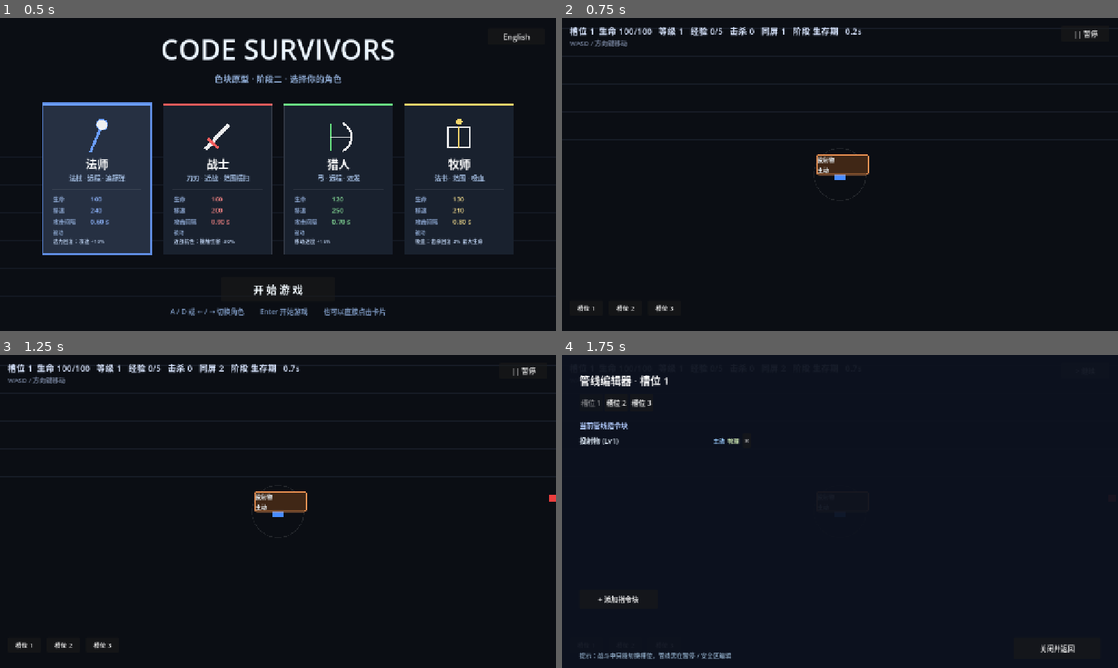
Above: before the commit, frames 1-4 (two rows, left to right).
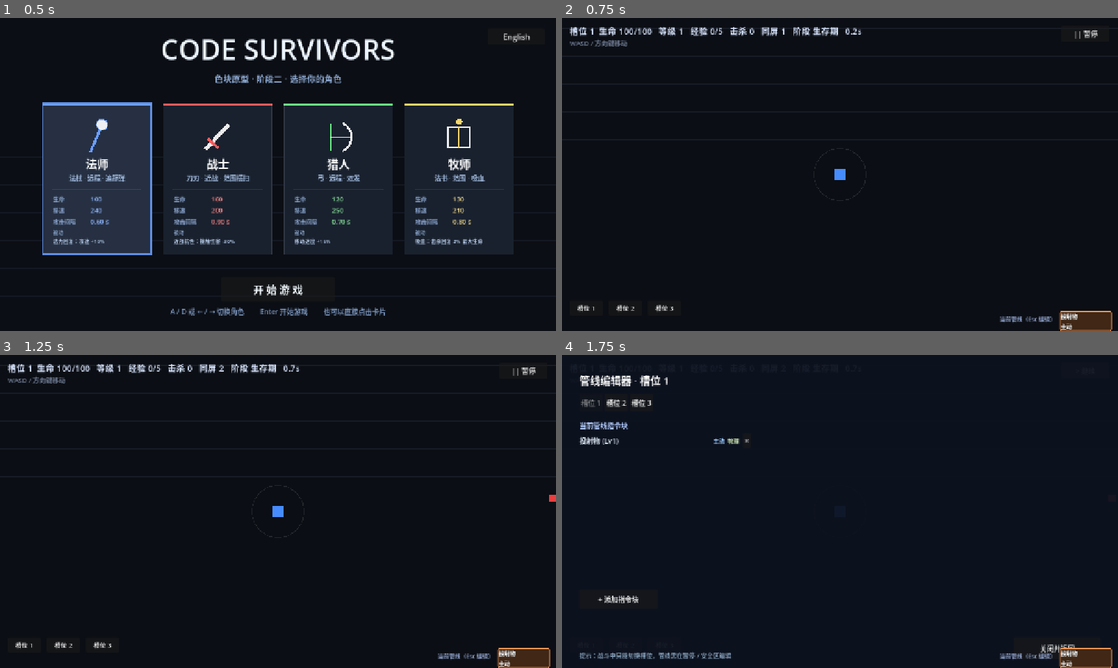
Above: after the commit, the same moments.

Repository: El-even1/code-survivors
Game: Godot game, scene res://scenes/start.tscn
Same seed, same stepped clock (60 frames per second), same inputs: the game is played once before the commit and once after it.
Inputs:
- Up to frame 1 (0.5 s): no input
- Up to frame 2 (0.75 s): click "开 始 游 戏" at 0.5 s
- Up to frame 3 (1.25 s): no input
- Up to frame 4 (1.75 s): click "|| 暂停" at 1.25 s

Frame 1 is identical in both runs. In frame 2, 1.4% of the frame differs, in the area x 45-99%, y 43-100%; in frame 3, 1.4%; in frame 4, 0.7%.

Commit message:
fix: 管线 HUD 改为屏幕空间并加「当前管线」说明，修复卡片跟着摄像机漂到玩家旁边

Diff:
--- a/scripts/data/i18n.gd
+++ b/scripts/data/i18n.gd
@@ -26,6 +26,7 @@
 		"hud_kills": "击杀",
 		"hud_onscreen": "同屏",
 		"hud_phase": "阶段",
+		"hud_pipeline": "当前管线（Esc 编辑）",
 		"hud_pause": "|| 暂停",
 		"hud_resume": "> 继续",
 		"hud_paused": "[暂停]",
@@ -63,6 +64,7 @@
 		"hud_kills": "Kills",
 		"hud_onscreen": "OnScreen",
 		"hud_phase": "Phase",
+		"hud_pipeline": "Pipeline (Esc to edit)",
 		"hud_pause": "|| Pause",
 		"hud_resume": "> Resume",
 		"hud_paused": "[Paused]",
--- a/scripts/ui/pipeline_hud.gd
+++ b/scripts/ui/pipeline_hud.gd
@@ -20,6 +20,7 @@
 
 var _node_labels: Array = []      # per-node label
 var _arrow_labels: Array = []     # per-node arrow label
+var _title_label: Label           # 说明这排卡片是什么：当前生效的管线
 
 func init(sim_ref: ProtoSim) -> void:
 	sim = sim_ref
@@ -27,6 +28,12 @@
 
 func _ready() -> void:
 	mouse_filter = Control.MOUSE_FILTER_IGNORE
+	# 右下角卡片旁的说明文字，避免玩家不知道这是什么
+	_title_label = Label.new()
+	_title_label.add_theme_font_size_override("font_size", 13)
+	_title_label.add_theme_color_override("font_color", Color(0.55, 0.62, 0.78))
+	_title_label.visible = false
+	add_child(_title_label)
 
 
 func _process(_delta: float) -> void:
@@ -75,6 +82,14 @@
 	var x0 := size.x - total_w - PAD
 	var y0 := size.y - NODE_H - PAD
 
+	# 左侧说明：这排卡片 = 当前生效的管线（Esc 可编辑）
+	_title_label.text = I18n.ui("hud_pipeline")
+	_title_label.visible = n > 0
+	if n > 0:
+		var font := ThemeDB.fallback_font
+		var tw: float = font.get_string_size(_title_label.text, HORIZONTAL_ALIGNMENT_LEFT, -1, 13).x
+		_title_label.position = Vector2(x0 - tw - 10.0, y0 + (NODE_H - 16.0) * 0.5)
+
 	for i in range(n):
 		var block = blocks[i]
 		var lbl: Label = _node_labels[i]
@@ -118,6 +133,8 @@
 
 
 func _clear_all() -> void:
+	if _title_label != null:
+		_title_label.visible = false
 	for lbl in _node_labels:
 		lbl.queue_free()
 	_node_labels.clear()
--- a/scripts/ui/proto_view.gd
+++ b/scripts/ui/proto_view.gd
@@ -44,13 +44,16 @@
 		add_child(pipeline_editor)
 
 	# Right-bottom mini pipeline line (battle real-time flash, let player see pipeline running)
+	# 必须放进 CanvasLayer：否则 Control 挂在 Node2D 下会跟着摄像机漂到玩家旁边
 	var hud_script = load("res://scripts/ui/pipeline_hud.gd")
 	if hud_script != null:
+		var hud_layer := CanvasLayer.new()
+		add_child(hud_layer)
 		pipeline_hud = hud_script.new()
 		pipeline_hud.init(sim)
 		pipeline_hud.size = Vector2(Tuning.VIEW_W, Tuning.VIEW_H)
 		pipeline_hud.position = Vector2.ZERO
-		add_child(pipeline_hud)
+		hud_layer.add_child(pipeline_hud)
 
 
 ## Initialize: build UI, build pipeline editor
Binary file changed: screenshots/stage2_battle_warrior_en.png
Binary file changed: screenshots/stage2_battle_warrior_zh.png
